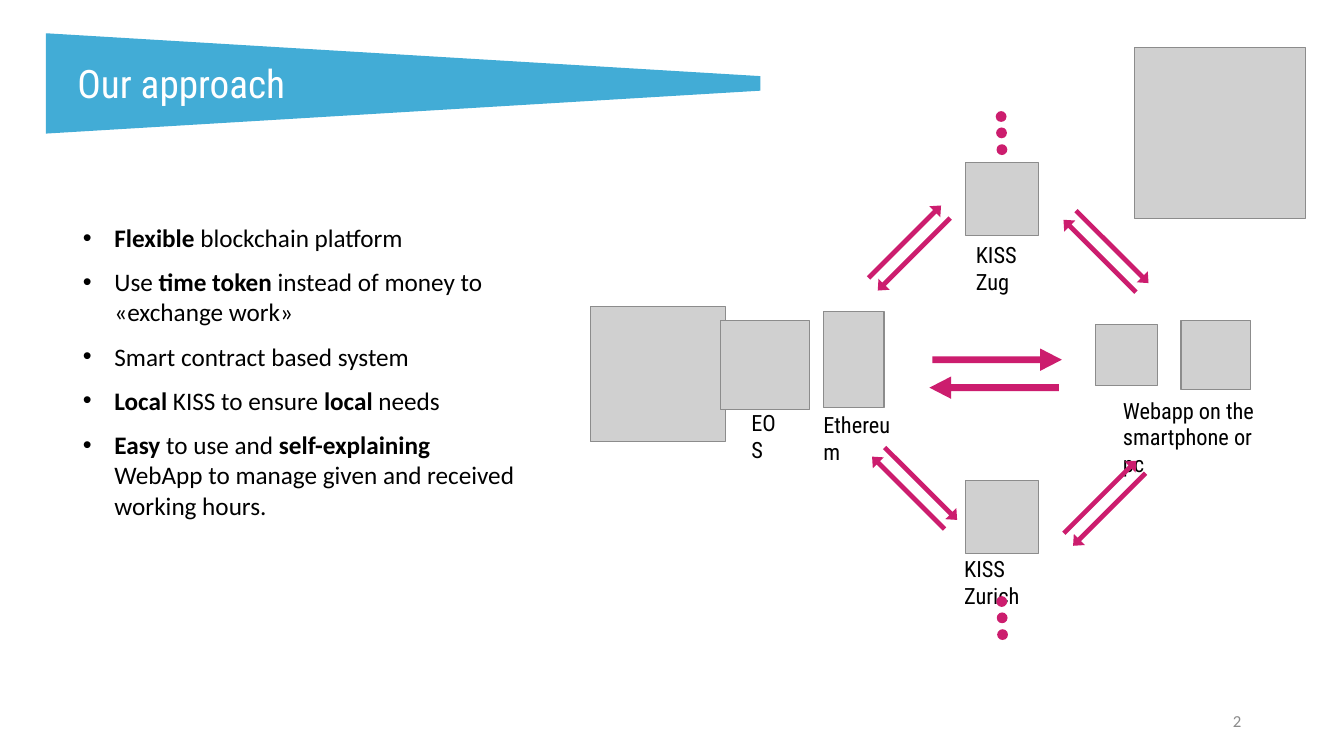
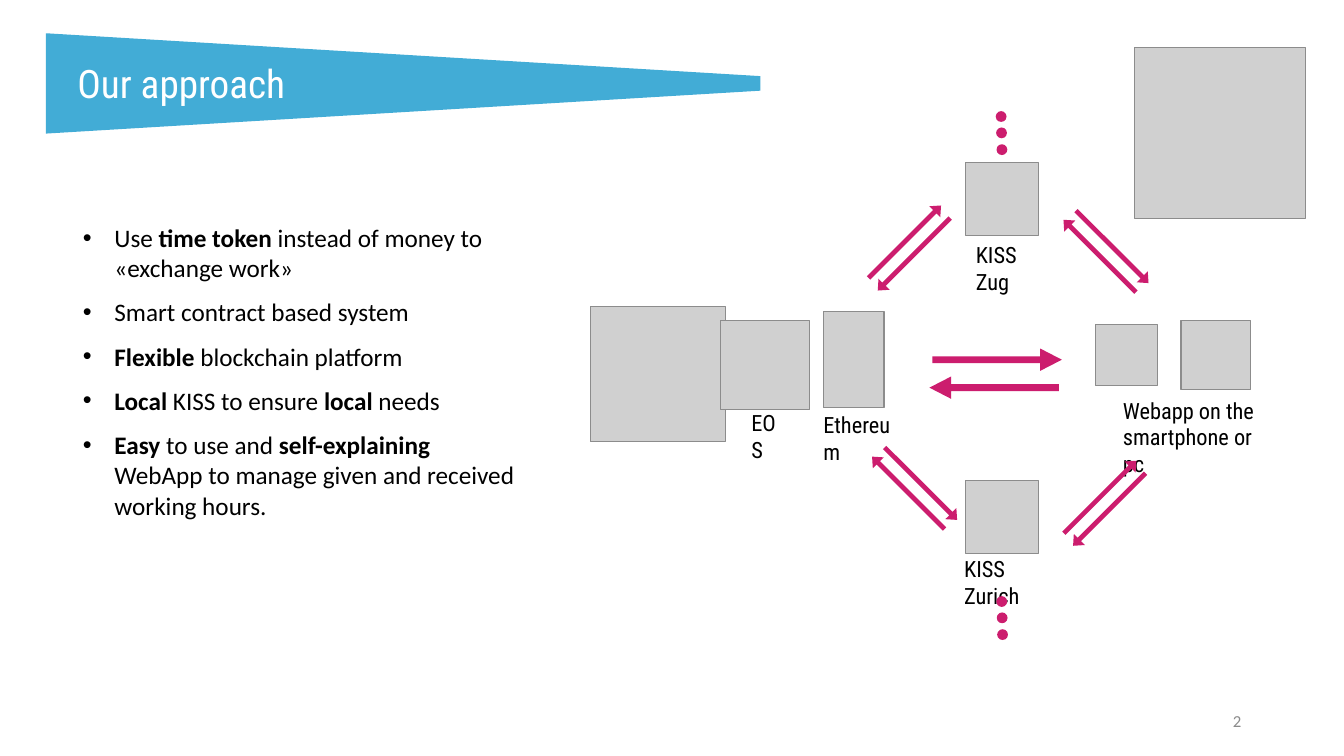
Before and after one commit to betherworld/INplusONE, a slide deck: slide 2 of KISS Challenge Presentation.pptx. Drawn at 1344x756 pixels with LibreOffice and Linux fonts; fonts in the diff are those of the drawing; grey boxes stand for pictures; background and template pictures are left out. Boxes give left, top, right and bottom in pixels: in the first picture for what was removed or moved away, otherwise in the second. Text is boxed around its words. In the diff, an @@ line names an element or a change of style, - is before the commit and + after.

Commit message:
update PPT
update PPT

```diff
--- a/KISS Challenge Presentation.pptx
+++ b/KISS Challenge Presentation.pptx
@@ text at [114, 229, 403, 251]: paragraph removed @@
-• Flexible blockchain platform
@@ text at [114, 348, 403, 370]: paragraph added @@
+• Flexible blockchain platform
```
Also in this commit, not shown: 2 other files.
